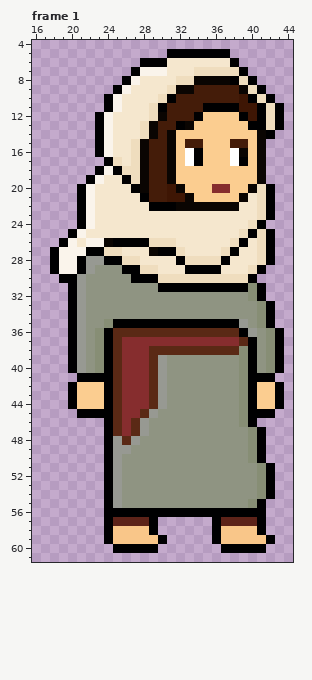
One commit to this pixel-art file: Assets/Sprite/Unit/Extra/NPC03.aseprite. The picture above is the old version.
64x64 pixels, 1 frame. Colours within 5 levels of each other are drawn and written as one. Shown: frame 1: x 16..44, y 4..61. The commit also changed other frames, which this record leaves out.
And afterwards:
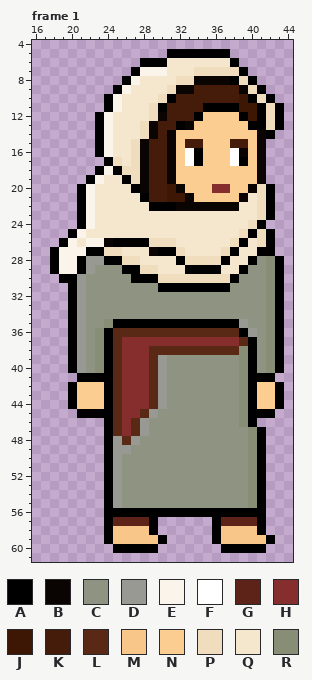
Palette (. is transparent): A #000001  B #0a0502  C #8f9482  D #979992  E #faf4eb  F #ffffff  G #5d2319  H #862d2e  J #3e1604  K #441c09  L #5a2915  M #f9c689  N #fbcd90  P #efddbe  Q #f5e7ce  R #878e75
What changed:
--- frame 1
@@ x 36..44 @@
 26 QQPAQPA..
-27 QPAQQPA..
-28 PAQQQPA..
-29 AQQQPA...
-30 PPPPA....
-31 AAAARA...
-32 CCCCRA...
-33 CCCCCRA..
-34 CCCCCRA..
-35 AAADCRA..
+27 QPAQQAA..
+28 PAQQACRA.
+29 AQQACCRA.
+30 PPACCCRA.
+31 AACCCCRA.
+32 CCCCCCRA.
+33 CCCCCCRA.
+34 CCCCCCRA.
+35 AAADCCRA.
 36 LLLADCRA.
@@ x 38..44 @@
 50 CCRA...
-51 CCCRA..
-52 CCCRA..
-53 CCCRA..
-54 CCCRA..
+51 CCRA...
+52 CCRA...
+53 CCRA...
+54 CCRA...
 55 CCRA...
Where, in picture pixels (left, top, right, bottom), the same in both pictures:
changed: (230, 247, 284, 328)
changed: (248, 463, 275, 499)
